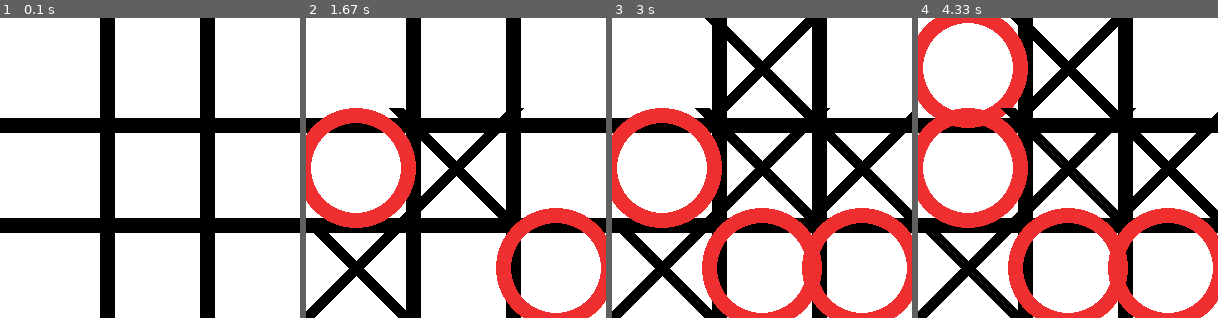
Above: before the commit, frames 1-4 (left to right).
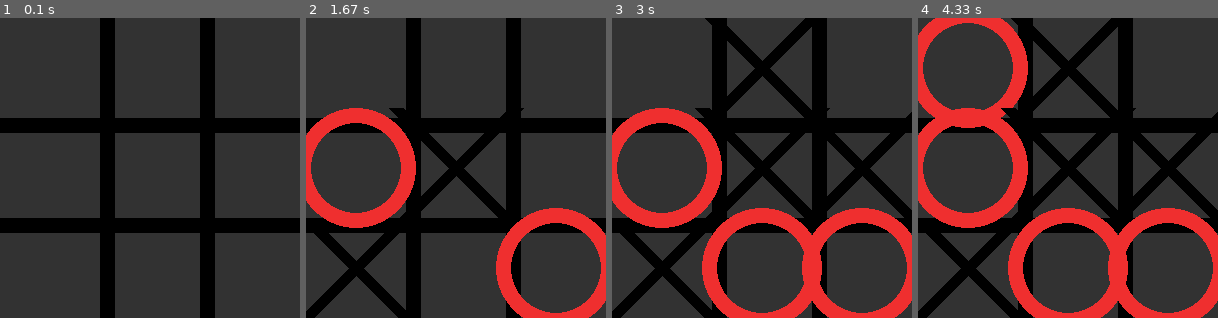
Above: after the commit, the same moments.

Repository: agentzero001/more_python
Game: pygame game, started from pygame/main2.py
The game is run twice, just before and just after one commit, with the same random seed, the same clock (stepped at 60 frames per second) and the same inputs.
Inputs (mouse positions are in pixels of both pictures, inside the frame that each line leads up to):
- Up to frame 1 (0.1 s): no input
- Up to frame 2 (1.67 s): click (456, 168) at 0.38 s; click (384, 171) at 0.72 s; click (363, 237) at 1.05 s; click (564, 273) at 1.38 s
- Up to frame 3 (3 s): click (768, 66) at 1.72 s; click (747, 246) at 2.05 s; click (840, 216) at 2.38 s
- Up to frame 4 (4.33 s): click (954, 102) at 3.22 s

The runs differ from the first frame. In frame 1, 81% of the frame differs, in the area x 0-100%, y 0-100%; in frame 2, 70%; in frame 3, 63%; in frame 4, 60%.

Commit message:
Update main2.py

Diff:
--- a/pygame/main2.py
+++ b/pygame/main2.py
@@ -7,7 +7,7 @@
 # Constants
 WIDTH, HEIGHT = 300, 300
 LINE_WIDTH = 15
-WHITE = (255, 255, 255)
+WHITE = (50, 50, 50)
 LINE_COLOR = (0, 0, 0)
 CIRCLE_COLOR = (239, 47, 47)
 CIRCLE_RADIUS = 60
